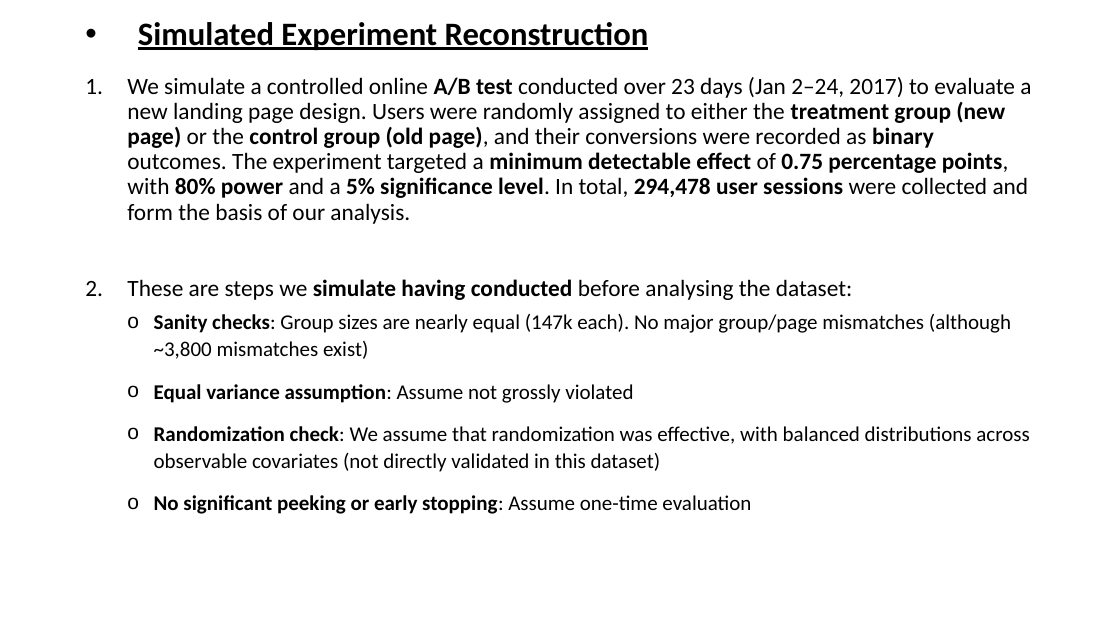
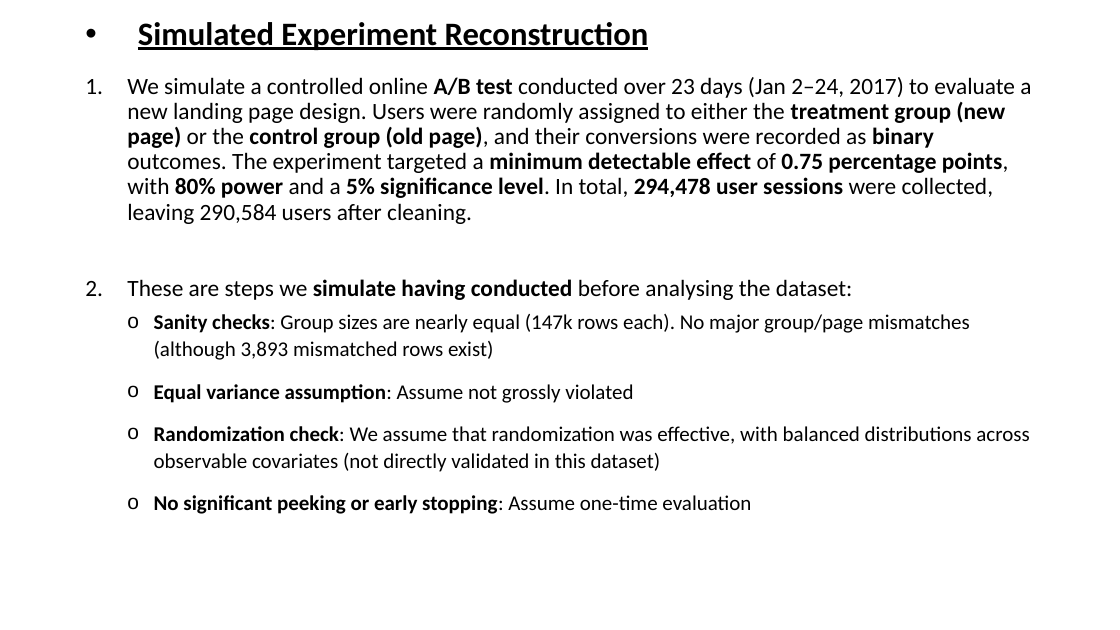
Before and after one commit to BillyGeros94/ab-testing-analysis, a slide deck: slide 3 of presentation/AB Test Presentation.pptx. Drawn at 1120x630 pixels with LibreOffice and Linux fonts; fonts in the diff are those of the drawing. Boxes give left, top, right and bottom in pixels: in the first picture for what was removed or moved away, otherwise in the second. Text is boxed around its words. In the diff, an @@ line names an element or a change of style, - is before the commit and + after.

Commit message:
Add validity checks and correct reported figures
Add experiment checks in src/checks.R: sample ratio, weekly effect,
a rerun without users who have mismatched rows, and country tests.
Set a seed and save key numbers to results/.

Correct the README and slides to use cleaned figures throughout,
state that mismatches were removed at row level, and replace the UK
follow-up recommendation. The decision to hold is unchanged.

```diff
--- a/presentation/AB Test Presentation.pptx
+++ b/presentation/AB Test Presentation.pptx
@@ text at bbox=[127, 77, 1031, 224]: text changed @@
-1. We simulate a controlled online A/B test conducted over 23 days (Jan 2–24, 2017) to evaluate a new landing page design. Users were randomly assigned to either the treatment group (new page) or the control group (old page), and their conversions were recorded as binary outcomes. The experiment targeted a minimum detectable effect of 0.75 percentage points, with 80% power and a 5% significance level. In total, 294,478 user sessions were collected and form the basis of our analysis.
+1. We simulate a controlled online A/B test conducted over 23 days (Jan 2–24, 2017) to evaluate a new landing page design. Users were randomly assigned to either the treatment group (new page) or the control group (old page), and their conversions were recorded as binary outcomes. The experiment targeted a minimum detectable effect of 0.75 percentage points, with 80% power and a 5% significance level. In total, 294,478 user sessions were collected, leaving 290,584 users after cleaning.
@@ text at bbox=[154, 314, 970, 360]: text changed @@
-  o Sanity checks: Group sizes are nearly equal (147k each). No major group/page mismatches (although ~3,800 mismatches exist)
+  o Sanity checks: Group sizes are nearly equal (147k rows each). No major group/page mismatches (although 3,893 mismatched rows exist)
```
Also in this commit, not shown: 7 other slides changed, 9 other files.
